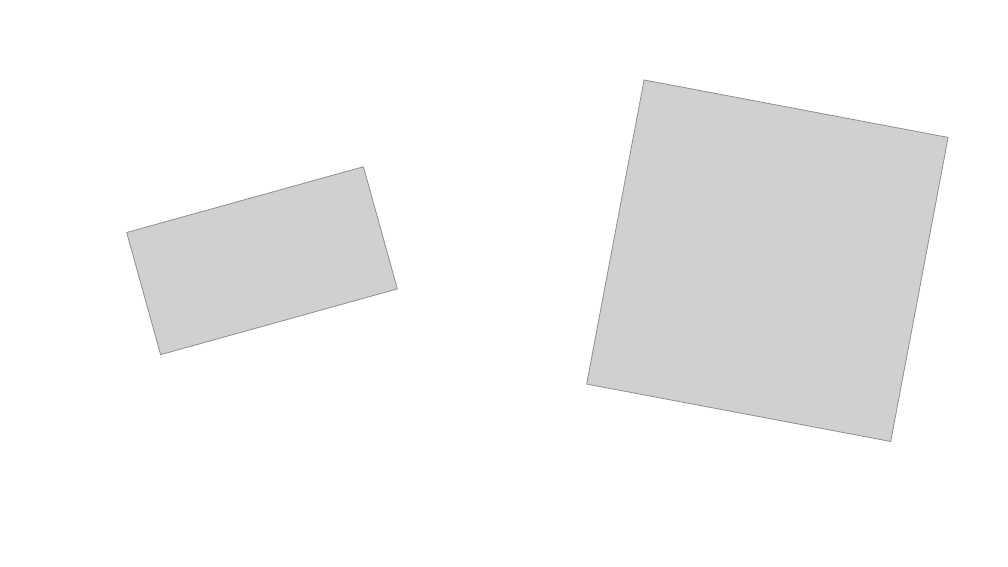
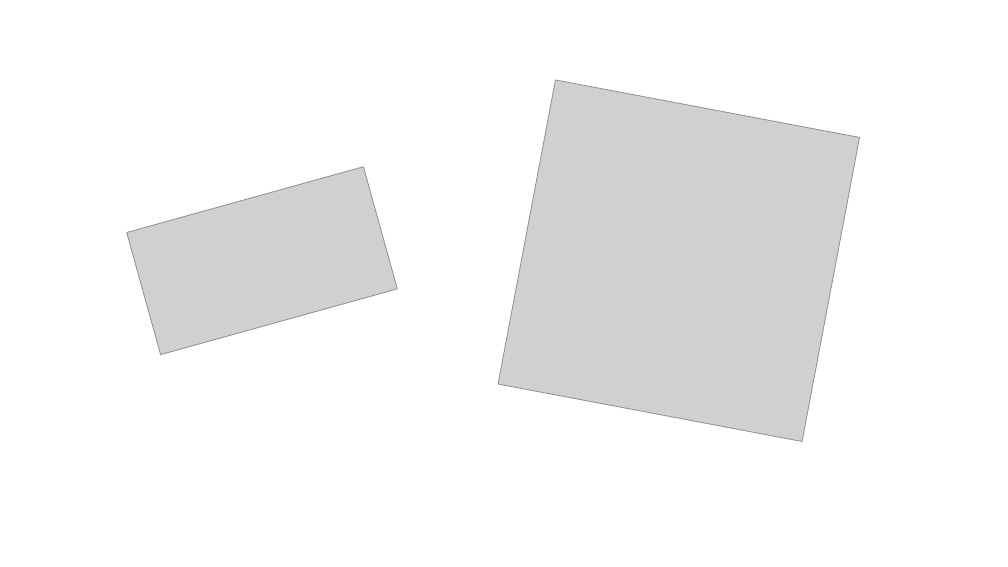
Before and after one commit to mohammedjasam/Machine-Learning-in-Computer-Vision, a slide deck: slide 8 of MLCV7/Reference/BharatBhai/Some instructions on assignment 5.pptx (slide 9 before the commit). Drawn at 1008x567 pixels with LibreOffice and Linux fonts; fonts in the diff are those of the drawing; grey boxes stand for pictures. Boxes give left, top, right and bottom in pixels: in the first picture for what was removed or moved away, otherwise in the second. Text is boxed around its words. In the diff, an @@ line names an element or a change of style, - is before the commit and + after.

```diff
--- a/MLCV7/Reference/BharatBhai/Some instructions on assignment 5.pptx
+++ b/MLCV7/Reference/BharatBhai/Some instructions on assignment 5.pptx
@@ picture: place and size @@
-picture at box(586, 80, 948, 441)
+picture at box(498, 80, 859, 441)
```
Also in this commit, not shown: 7 other slides changed, 1 slide removed, 10 other files.
